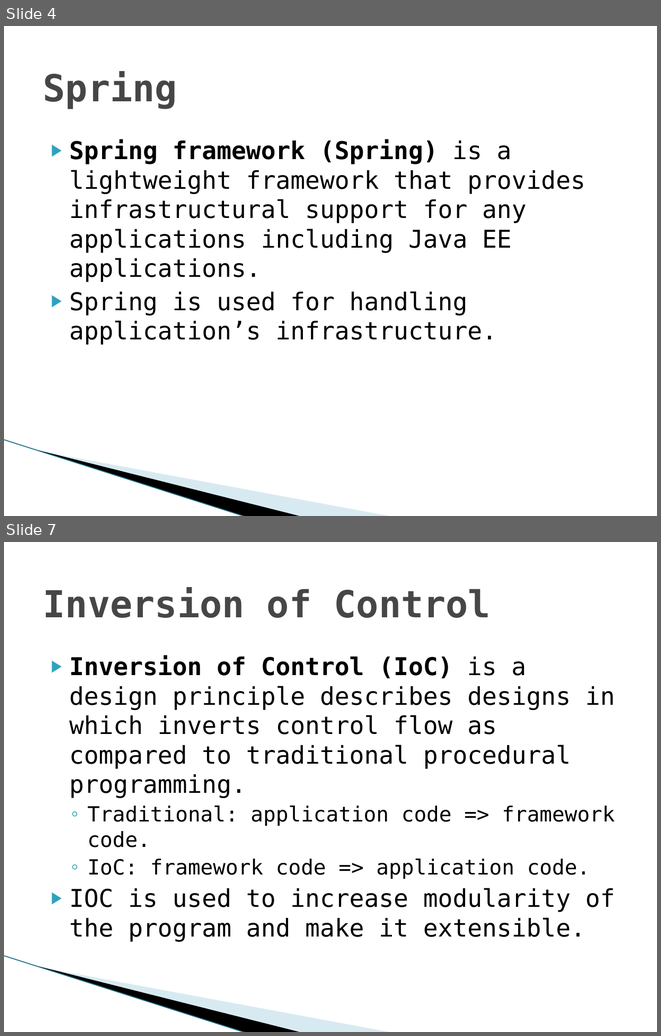
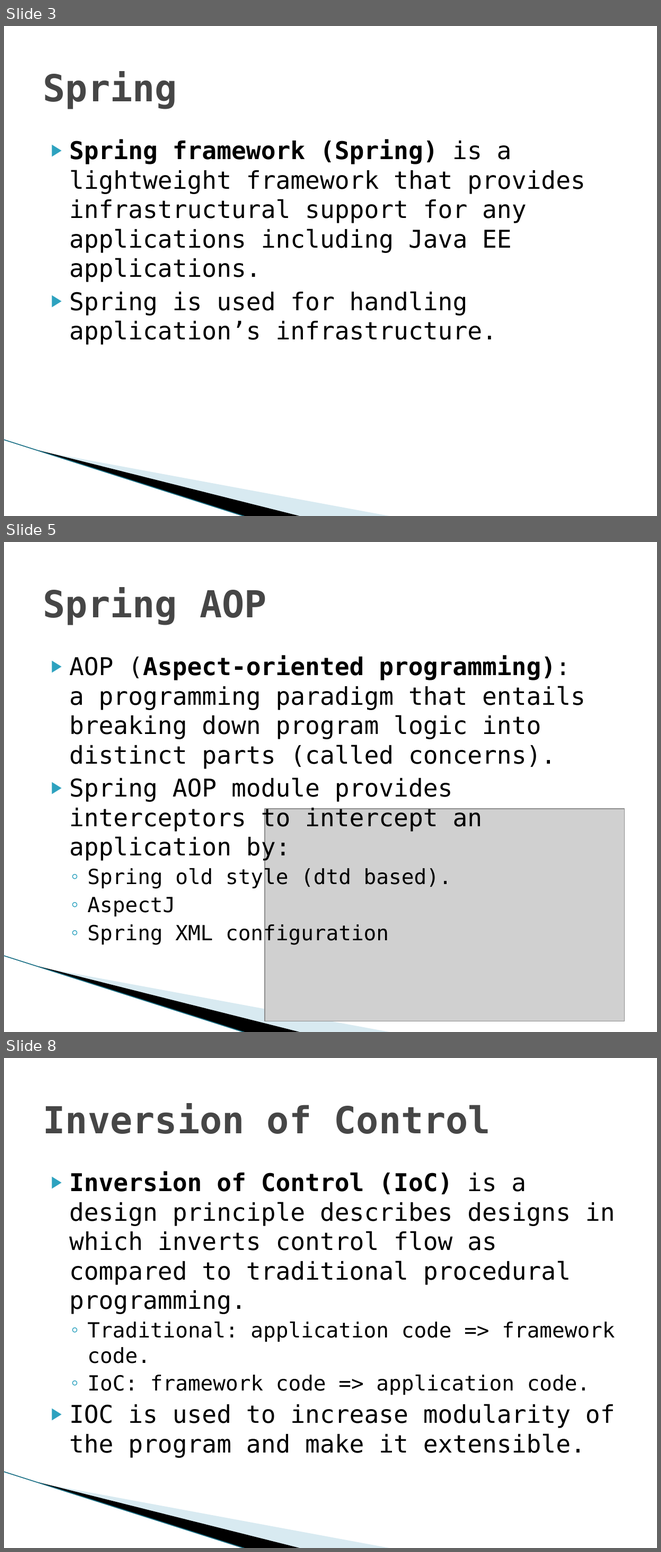
Before and after one commit to PusHGoD/DemoSpring, a slide deck: Spring.pptx. Shown one above the other, each under a label of ours: slides 4 and 7 before the commit, slides 3, 5 and 8 after it; the slides between them are not shown. The pictures are 661x1036 and 661x1552 pixels, drawn with LibreOffice and Linux fonts; fonts in the diff are those of the drawing; grey boxes stand for pictures; background and template pictures are left out. Boxes give left, top, right and bottom in pixels: in the first picture for what was removed or moved away, otherwise in the second. Text is boxed around its words. In the diff, an @@ line names an element or a change of style, - is before the commit and + after.

```diff
--- a/Spring.pptx
+++ b/Spring.pptx
@@ slide 5 added at box(4, 542, 657, 1032), background #FFFFFF; not listed: 3 template elements that a slide beside it also shows @@
@@ title added at box(43, 587, 267, 625), 41 pt, text #464646, bold @@
+Spring AOP
@@ text added at box(69, 655, 585, 945), 27 pt, text #000000 @@
+▶ AOP (Aspect-oriented programming): a programming paradigm that entails breaking down program logic into distinct parts (called concerns).
+▶ Spring AOP module provides interceptors to intercept an application by:
+  ◦ Spring old style (dtd based).
+  ◦ AspectJ
+  ◦ Spring XML configuration
@@ picture added at box(265, 809, 624, 1021) @@
@@ what was slide 4 is now slide 3 @@
@@ what was slide 7 is now slide 8 @@
```
Also in this commit, not shown: 7 slides changed, 5 other slides added, 6 slides removed.
